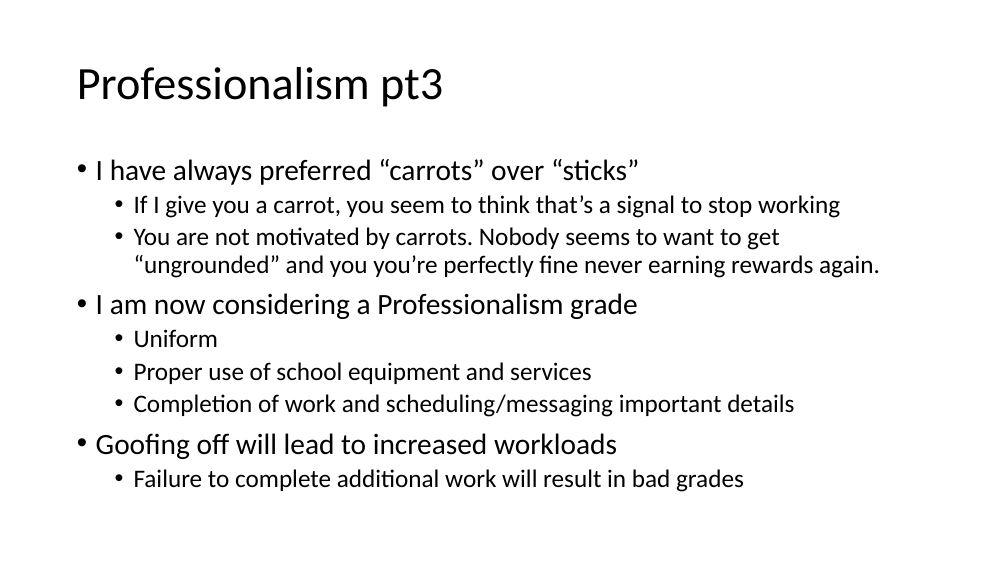
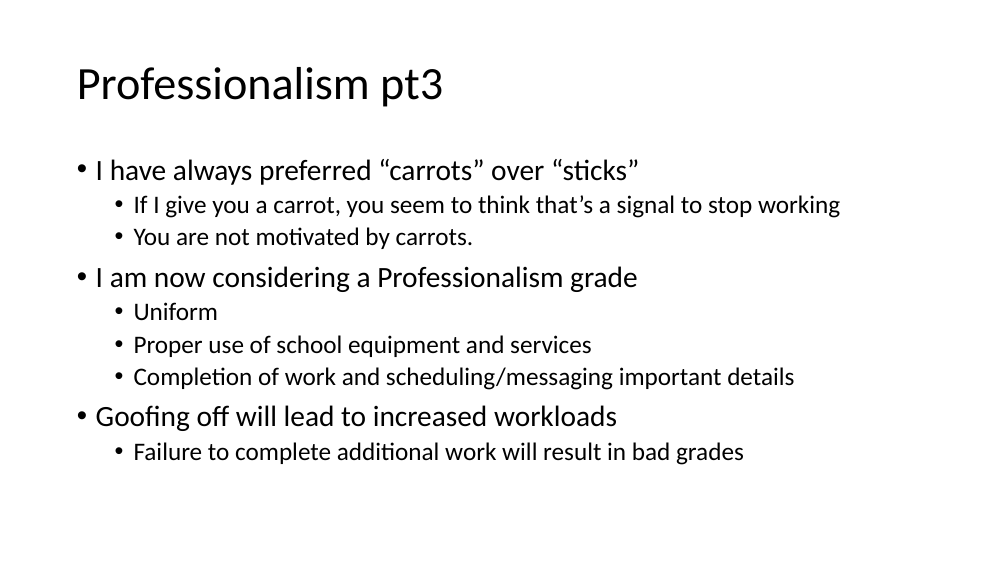
Before and after one commit to parke2023059/docpacs2223, a slide deck: slide 7 of docpac_24240223/Weekly Review.pptx. Drawn at 1008x567 pixels with LibreOffice and Linux fonts; fonts in the diff are those of the drawing. Boxes give left, top, right and bottom in pixels: in the first picture for what was removed or moved away, otherwise in the second. Text is boxed around its words. In the diff, an @@ line names an element or a change of style, - is before the commit and + after.

```diff
--- a/docpac_24240223/Weekly Review.pptx
+++ b/docpac_24240223/Weekly Review.pptx
@@ text at [134, 227, 474, 249]: text changed @@
-  • You are not motivated by carrots. Nobody seems to want to get “ungrounded” and you you’re perfectly fine never earning rewards again.
+  • You are not motivated by carrots.
```
Also in this commit, not shown: 3 other slides changed, 3 slides added, 1 other file.
